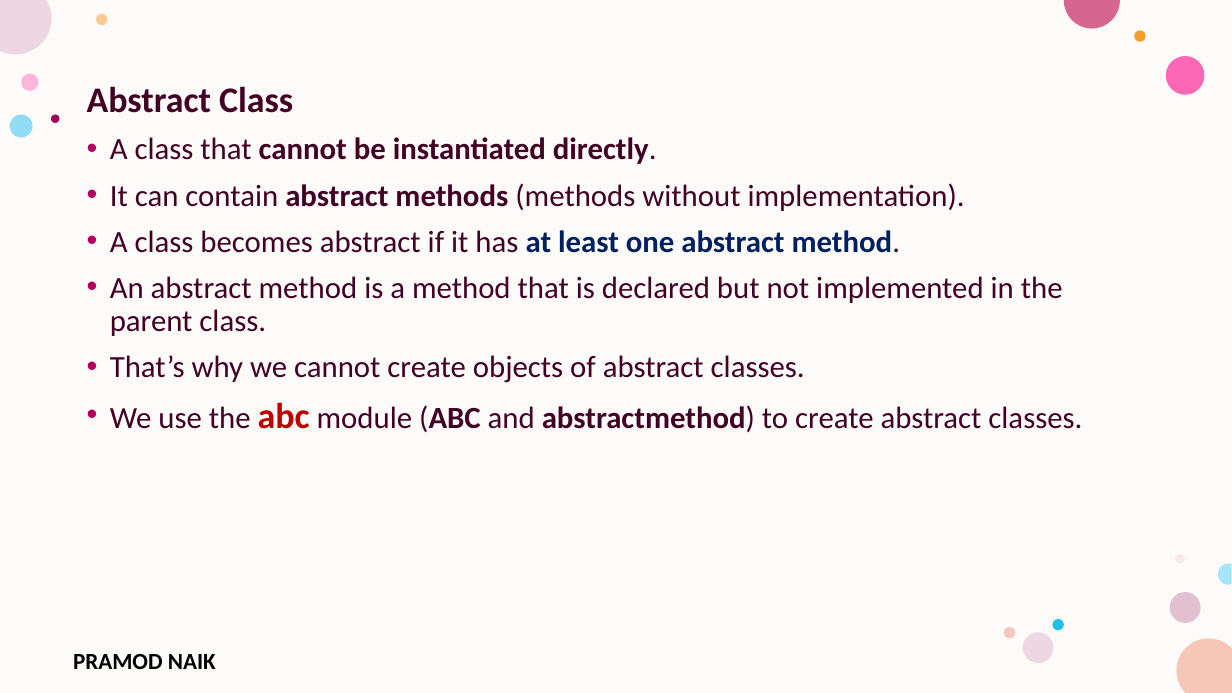
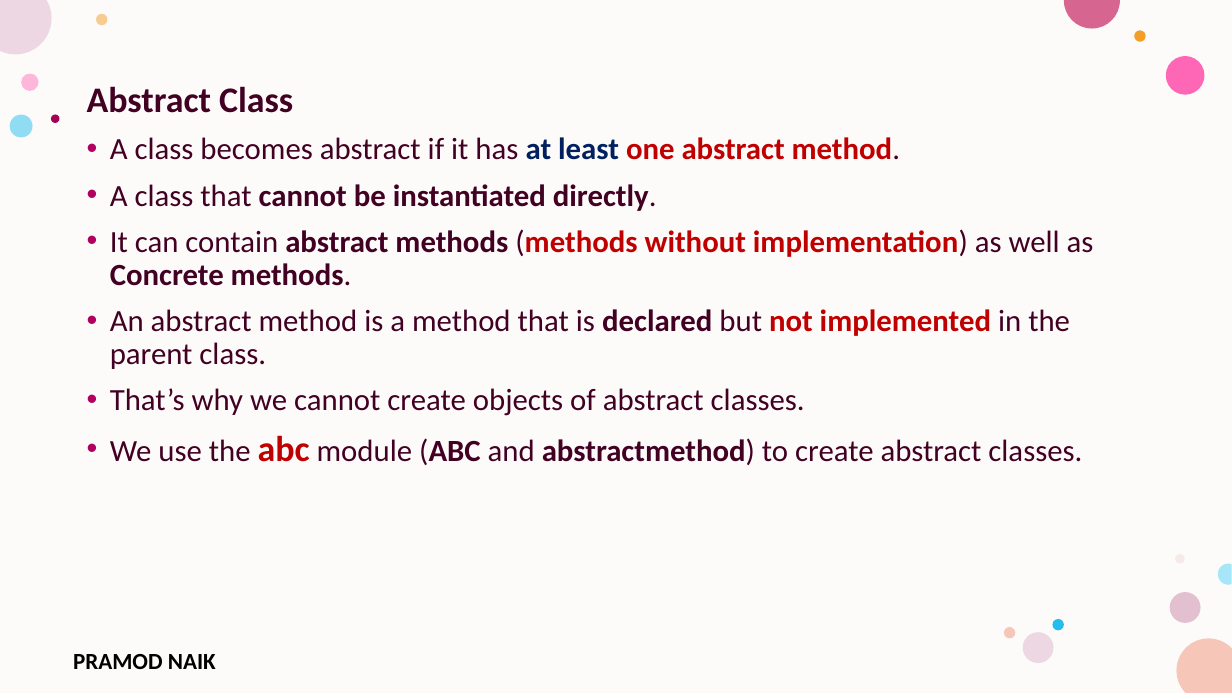
Before and after one commit to PRAMODNAIK-DEV/Backend-Dev-using-Python-FastAPI, a slide deck: slide 47 of Python Fundamentals/Collections and Classes.pptx (slide 42 before the commit). Drawn at 1232x693 pixels with LibreOffice and Linux fonts; fonts in the diff are those of the drawing; background and template pictures are left out. Boxes give left, top, right and bottom in pixels: in the first picture for what was removed or moved away, otherwise in the second. Text is boxed around its words. In the diff, an @@ line names an element or a change of style, - is before the commit and + after.

Commit message:
Abstraction

```diff
--- a/Python Fundamentals/Collections and Classes.pptx
+++ b/Python Fundamentals/Collections and Classes.pptx
@@ text at (x1=110, y1=137, x2=901, y2=160): paragraph added @@
+• A class becomes abstract if it has at least one abstract method.
@@ text at (x1=110, y1=229, x2=1094, y2=286): text changed; bold on @@
-• It can contain abstract methods (methods without implementation).
-• A class becomes abstract if it has at least one abstract method.
+• It can contain abstract methods (methods without implementation) as well as Concrete methods.
@@ text at (x1=110, y1=309, x2=1070, y2=369): text colour #420023 to #C00000 in "not implemented"; bold on in "declared not implemented" @@
```
Also in this commit, not shown: 12 other slides changed, 10 slides added, 3 other files.
